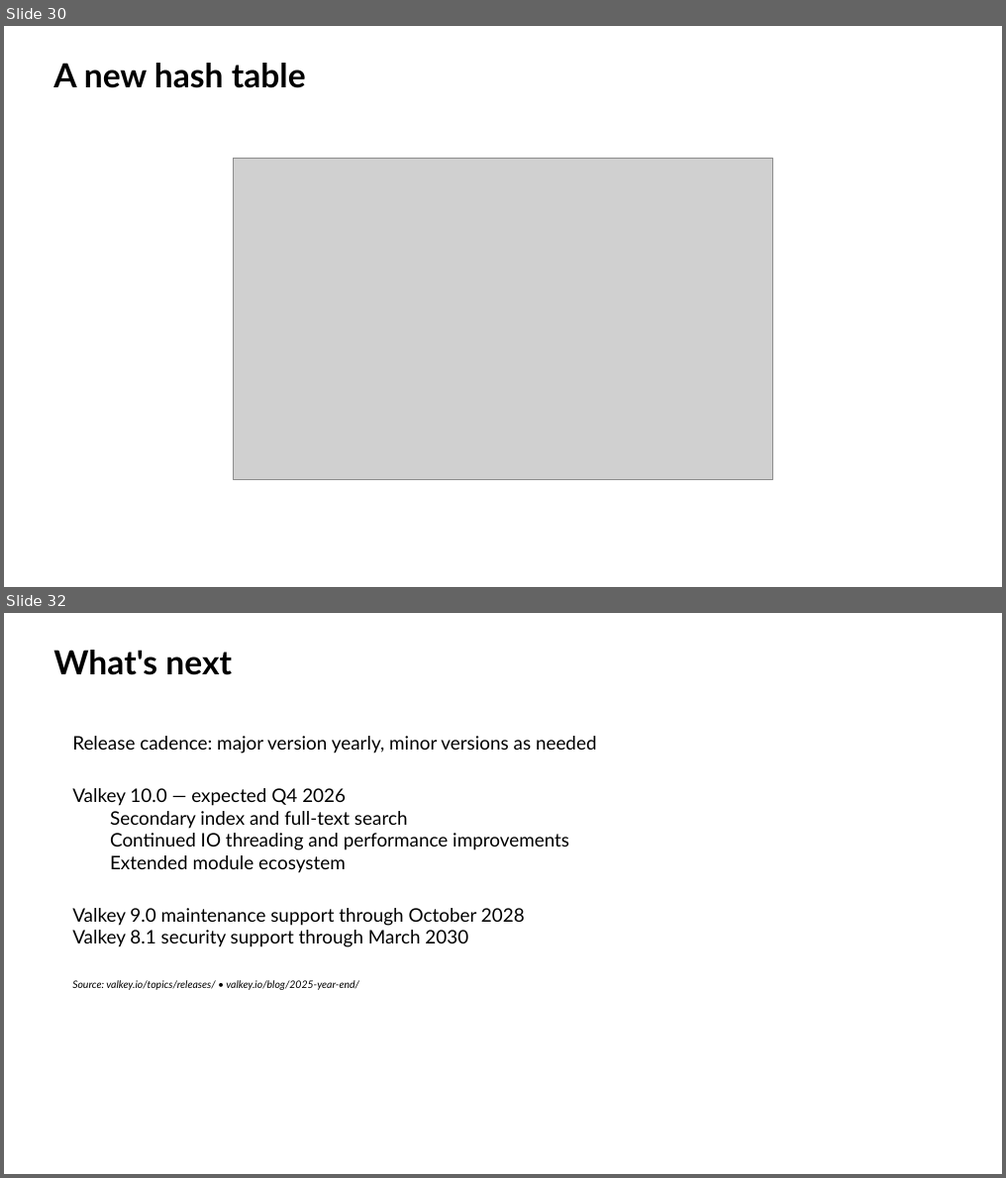
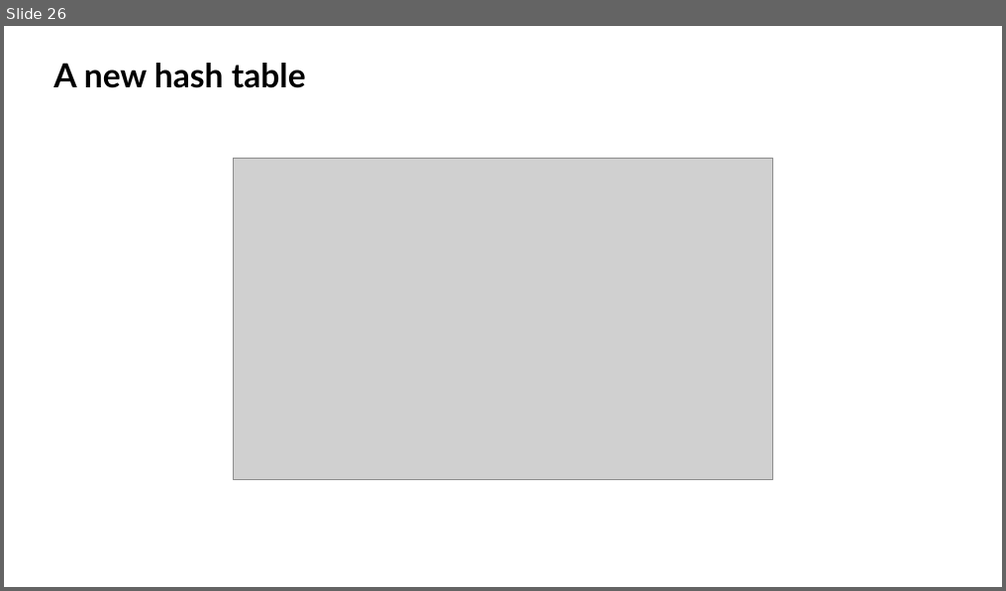
Before and after one commit to valkey-io/assets, a slide deck: slides/Valkey community deck.pptx. Shown one above the other, each under a label of ours: slides 30 and 32 before the commit, slide 26 after it; the slides between them are not shown. The pictures are 1006x1178 and 1006x591 pixels, drawn with LibreOffice and Linux fonts; fonts in the diff are those of the drawing; grey boxes stand for pictures; background and template pictures are left out. Boxes give left, top, right and bottom in pixels: in the first picture for what was removed or moved away, otherwise in the second. Text is boxed around its words. In the diff, an @@ line names an element or a change of style, - is before the commit and + after.

Commit message:
Update slides skill and community deck
- Add Valkey Admin slide (layout 9 with screenshot)
- Add Valkey GLIDE slide with native shape architecture diagram
- Add example custom slides (3-card, 2-col comparison, tall comparison)
- Remove Valkey Glide placeholder slide
- Update slides-skill.md with full learnings:
  - Custom card patterns with standard coordinates
  - Theme color table
  - SVG insertion workaround for python-pptx
  - Shape rules (no rounded corners, theme colors only)
  - Placeholder removal for custom slides
  - Slide master limitations

```diff
--- a/slides/Valkey community deck.pptx
+++ b/slides/Valkey community deck.pptx
@@ slide 32 removed at (4,613,1002,1174), background #FFFFFF @@
@@ title removed at (54,650,232,675) @@
-What's next
@@ text removed at (72,736,597,990) @@
-Release cadence: major version yearly, minor versions as needed
-Valkey 10.0 — expected Q4 2026
-  Secondary index and full-text search
-  Continued IO threading and performance improvements
-  Extended module ecosystem
-Valkey 9.0 maintenance support through October 2028
-Valkey 8.1 security support through March 2030
-Source: valkey.io/topics/releases/ • valkey.io/blog/2025-year-end/
@@ what was slide 30 is now slide 26 @@
```
Also in this commit, not shown: 6 slides changed, 6 slides added, 11 other slides removed, 1 other file.
